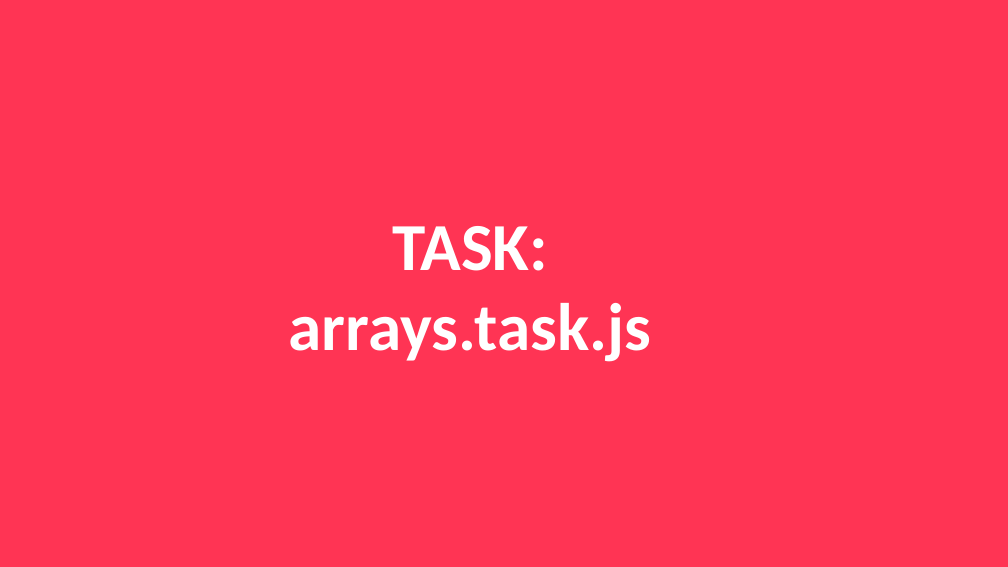
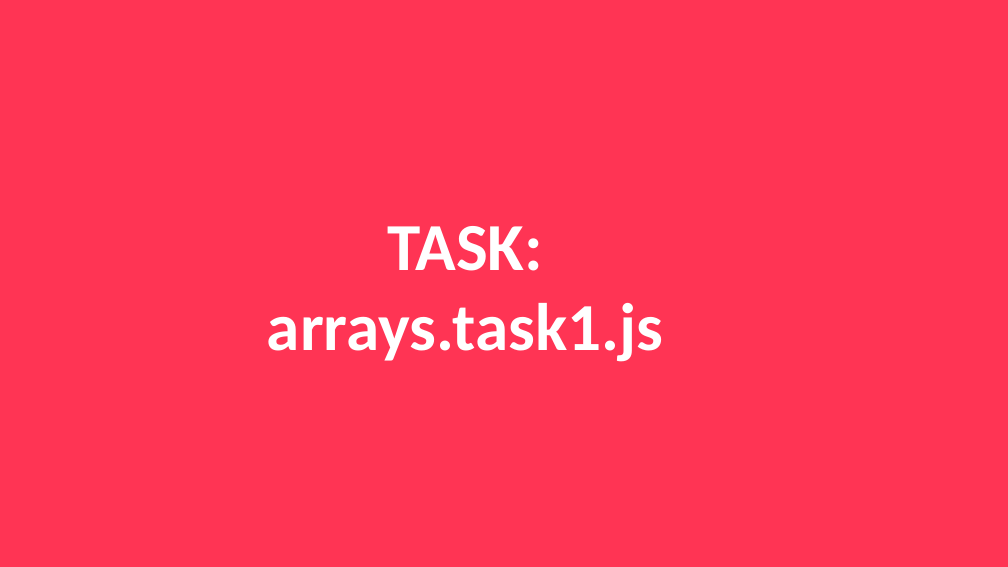
Before and after one commit to jpotapova/js-lecture-1, a slide deck: slide 62 of JS1-Jelizaveta-Potapova.pptx. Drawn at 1008x567 pixels with LibreOffice and Linux fonts; fonts in the diff are those of the drawing. Boxes give left, top, right and bottom in pixels: in the first picture for what was removed or moved away, otherwise in the second. Text is boxed around its words. In the diff, an @@ line names an element or a change of style, - is before the commit and + after.

```diff
--- a/JS1-Jelizaveta-Potapova.pptx
+++ b/JS1-Jelizaveta-Potapova.pptx
@@ text "TASK:": place and size @@
-text "TASK:" at box(289, 226, 651, 362)
+text "TASK:" at box(267, 226, 663, 362)
@@ text at box(267, 303, 663, 362): text changed @@
-arrays.task.js
+arrays.task1.js
```
Also in this commit, not shown: 4 other slides changed, 4 slides added.
